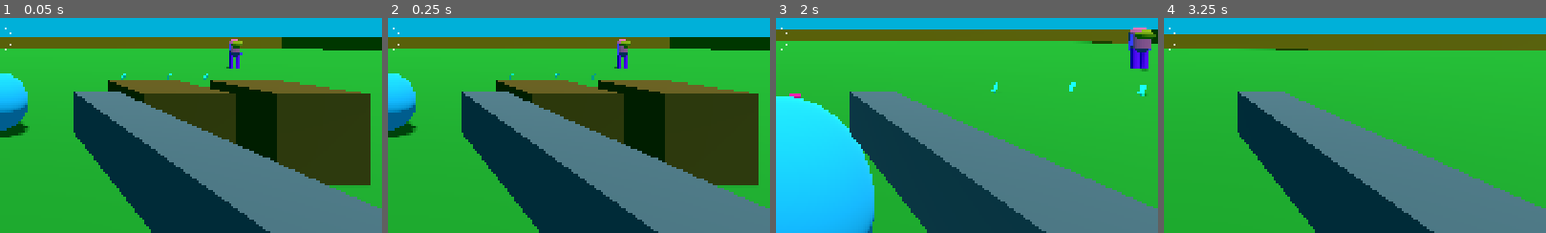
Above: before the commit, frames 1-4 (left to right).
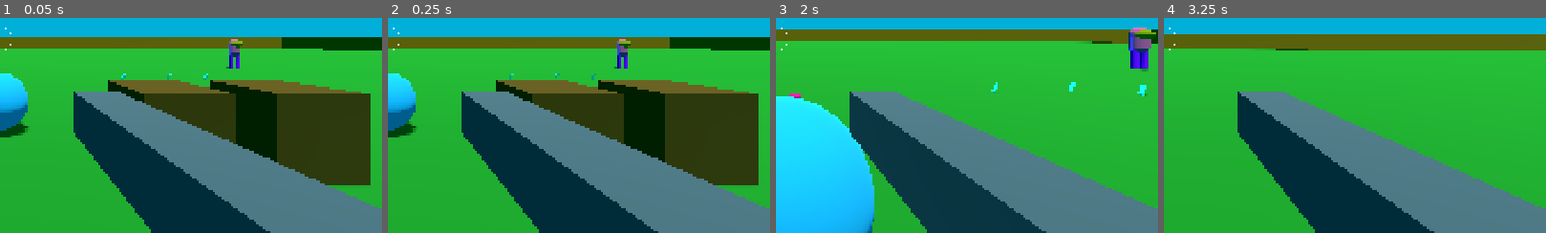
Above: after the commit, the same moments.

Repository: janisl/rpg-core
Game: Godot game, scene res://systems/main_scene.tscn
The game is run twice, just before and just after one commit, with the same random seed, the same clock (stepped at 60 frames per second) and the same inputs.
Inputs (mouse positions are % of the whole screen's width and height, from its top left):
- Up to frame 1 (0.05 s): no input
- Up to frame 2 (0.25 s): no input
- Up to frame 3 (2 s): tap Enter at 0.5 s; move the mouse to (55, 50) at 0.52 s; hold Shift (crouch) 0.53-1.28 s; hold W (forward) from 0.53 s (still down); tap Space (jump) at 0.77, 1.52 s; move the mouse to (45, 50) at 1.27 s; click (45, 50) at 1.35 s
- Up to frame 4 (3.25 s): keep holding W (forward); move the mouse to (52, 48) at 2.02 s; hold Ctrl (sprint) 2.03-2.78 s; move the mouse to (49, 52) at 2.77 s; tap Z (test) at 2.85 s; tap Space (jump) at 3.02 s
The pictures show only the part of the screen within x 50-100%, y 45-95%; the shares and areas given below are measured in that part.

The runs differ from the first frame. In frame 1, less than 0.1% of the frame differs, in the area x 60-64%, y 10-18%; in frame 2, less than 0.1%; in frame 3, 0.1%, in the area x 92-100%, y 5-16%; in frame 4, nothing differs.

Commit message:
Initial enemy animation tree.

Diff:
--- a/actors/simple_enemy.gd
+++ b/actors/simple_enemy.gd
@@ -2,13 +2,17 @@
 extends Enemy
 
 @export var follow_speed := 3.0
+@export var acceleration := 4.0
+@export var deceleration := 5.0
 
 @onready var nav_agent: NavigationAgent3D = $NavAgent
 @onready var state_chart: StateChart = $StateChart
 @onready var health_component: HealthComponent = $HealthComponent
 @onready var animation_player: AnimationPlayer = $AnimationPlayer
+@onready var animation_tree: AnimationTree = $AnimationTree
 
 var target: Node3D
+var anim_tree_state: AnimationNodeStateMachinePlayback
 
 
 func _ready() -> void:
@@ -19,8 +23,8 @@
 	health_component.died.connect(_on_died)
 	nav_agent.velocity_computed.connect(_on_velocity_computed)
 
-	animation_player.play("idle")
-	animation_player.seek(randf_range(0.0, animation_player.current_animation.length()))
+	anim_tree_state = animation_tree["parameters/playback"]
+	animation_tree["parameters/Idle/TimeSeek/seek_request"] = randf_range(0.0, animation_player.get_animation("idle").length)
 
 
 func _physics_process(delta: float) -> void:
@@ -28,6 +32,7 @@
 		velocity += get_gravity() * delta
 
 	move_and_slide()
+	update_blends()
 
 
 func on_triggered() -> void:
@@ -35,8 +40,10 @@
 
 
 func _on_velocity_computed(safe_velocity: Vector3) -> void:
-	velocity.x = safe_velocity.x
-	velocity.z = safe_velocity.z
+	var target_velocity = Vector3(safe_velocity.x, velocity.y, safe_velocity.z)
+	var accel = acceleration if not safe_velocity.is_zero_approx() else deceleration
+	velocity.x = move_toward(velocity.x, target_velocity.x, accel * get_physics_process_delta_time())
+	velocity.z = move_toward(velocity.z, target_velocity.z, accel * get_physics_process_delta_time())
 
 
 func _on_died() -> void:
@@ -44,6 +51,9 @@
 
 
 func _on_chase_state_physics_processing(delta: float) -> void:
+	if anim_tree_state.get_current_node() != "Chase":
+		anim_tree_state.travel("Chase")
+
 	if not target:
 		return
 
@@ -51,17 +61,14 @@
 
 	if nav_agent.is_navigation_finished():
 		nav_agent.velocity = Vector3.ZERO
-		if animation_player.current_animation != "idle":
-			animation_player.play("idle")
 		return
 
 	var next_pos := nav_agent.get_next_path_position()
 	var direction := (next_pos - global_position).normalized()
 
 	nav_agent.velocity = direction * follow_speed
-
-	if animation_player.current_animation != "run":
-		animation_player.play("run")
+	if not nav_agent.avoidance_enabled:
+		_on_velocity_computed(nav_agent.velocity)
 
 	if not direction.is_zero_approx():
 		var target_rotation := atan2(direction.x, direction.z)
@@ -71,3 +78,9 @@
 func _on_detection_area_body_entered(body: Node3D) -> void:
 	if body.is_in_group("player"):
 		on_triggered()
+
+
+func update_blends() -> void:
+	var move_amount = velocity.length()
+	move_amount = remap(move_amount, 0.0, follow_speed, 0.0, 1.0)
+	animation_tree["parameters/Chase/IdleChaseBlend/blend_position"] = move_amount
--- a/actors/simple_enemy.tscn
+++ b/actors/simple_enemy.tscn
@@ -679,6 +679,60 @@
 &"walk": SubResource("Animation_evrkw")
 }
 
+[sub_resource type="AnimationNodeAnimation" id="AnimationNodeAnimation_4s1oe"]
+animation = &"idle"
+
+[sub_resource type="AnimationNodeAnimation" id="AnimationNodeAnimation_a0x3i"]
+animation = &"run"
+
+[sub_resource type="AnimationNodeBlendSpace1D" id="AnimationNodeBlendSpace1D_ngyoi"]
+min_space = 0.0
+blend_point_0/node = SubResource("AnimationNodeAnimation_4s1oe")
+blend_point_0/pos = 0.0
+blend_point_0/name = &"idle"
+blend_point_1/node = SubResource("AnimationNodeAnimation_a0x3i")
+blend_point_1/pos = 1.0
+blend_point_1/name = &"run"
+
+[sub_resource type="AnimationNodeTimeSeek" id="AnimationNodeTimeSeek_evrkw"]
+
+[sub_resource type="AnimationNodeBlendTree" id="AnimationNodeBlendTree_4s1oe"]
+graph_offset = Vector2(-589.3333, 16.666666)
+nodes/IdleChaseBlend/node = SubResource("AnimationNodeBlendSpace1D_ngyoi")
+nodes/IdleChaseBlend/position = Vector2(-346.66666, 146.66667)
+nodes/TimeSeek/node = SubResource("AnimationNodeTimeSeek_evrkw")
+nodes/TimeSeek/position = Vector2(-40, 146.66667)
+node_connections = [&"output", 0, &"TimeSeek", &"TimeSeek", 0, &"IdleChaseBlend"]
+
+[sub_resource type="AnimationNodeAnimation" id="AnimationNodeAnimation_4a0lb"]
+animation = &"idle"
+
+[sub_resource type="AnimationNodeTimeSeek" id="AnimationNodeTimeSeek_a0x3i"]
+
+[sub_resource type="AnimationNodeBlendTree" id="AnimationNodeBlendTree_ngyoi"]
+graph_offset = Vector2(-508.48605, 24.20756)
+nodes/Animation/node = SubResource("AnimationNodeAnimation_4a0lb")
+nodes/Animation/position = Vector2(-320, 120)
+nodes/TimeSeek/node = SubResource("AnimationNodeTimeSeek_a0x3i")
+nodes/TimeSeek/position = Vector2(-80, 93.333336)
+node_connections = [&"output", 0, &"TimeSeek", &"TimeSeek", 0, &"Animation"]
+
+[sub_resource type="AnimationNodeStateMachineTransition" id="AnimationNodeStateMachineTransition_evrkw"]
+advance_mode = 2
+
+[sub_resource type="AnimationNodeStateMachineTransition" id="AnimationNodeStateMachineTransition_gvg5y"]
+
+[sub_resource type="AnimationNodeStateMachineTransition" id="AnimationNodeStateMachineTransition_0qgqr"]
+
+[sub_resource type="AnimationNodeStateMachine" id="AnimationNodeStateMachine_bsiym"]
+states/Chase/node = SubResource("AnimationNodeBlendTree_4s1oe")
+states/Chase/position = Vector2(647.3333, 123.259254)
+states/End/position = Vector2(1286.6666, 100.88889)
+states/Idle/node = SubResource("AnimationNodeBlendTree_ngyoi")
+states/Idle/position = Vector2(404.66666, 124.888885)
+states/Start/position = Vector2(193.33333, 126)
+transitions = ["Start", "Idle", SubResource("AnimationNodeStateMachineTransition_evrkw"), "Idle", "Chase", SubResource("AnimationNodeStateMachineTransition_gvg5y"), "Chase", "Idle", SubResource("AnimationNodeStateMachineTransition_0qgqr")]
+
 [node name="SimpleEnemy" type="CharacterBody3D" unique_id=1330723701]
 script = ExtResource("1_4s1oe")
 
@@ -758,5 +812,12 @@
 [node name="AnimationPlayer" type="AnimationPlayer" parent="." unique_id=196694139]
 libraries/ = SubResource("AnimationLibrary_a0x3i")
 
+[node name="AnimationTree" type="AnimationTree" parent="." unique_id=2041500962]
+tree_root = SubResource("AnimationNodeStateMachine_bsiym")
+anim_player = NodePath("../AnimationPlayer")
+parameters/Chase/IdleChaseBlend/blend_position = 1.002499
+parameters/Chase/TimeSeek/seek_request = -1.0
+parameters/Idle/TimeSeek/seek_request = -1.0
+
 [connection signal="state_physics_processing" from="StateChart/Root/Chase" to="." method="_on_chase_state_physics_processing"]
 [connection signal="body_entered" from="DetectionArea" to="." method="_on_detection_area_body_entered"]
